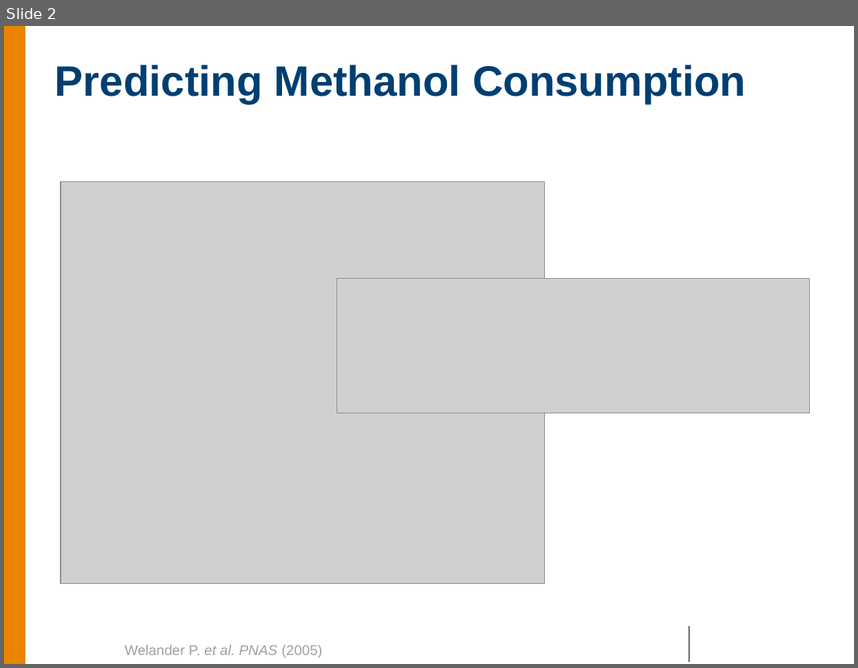
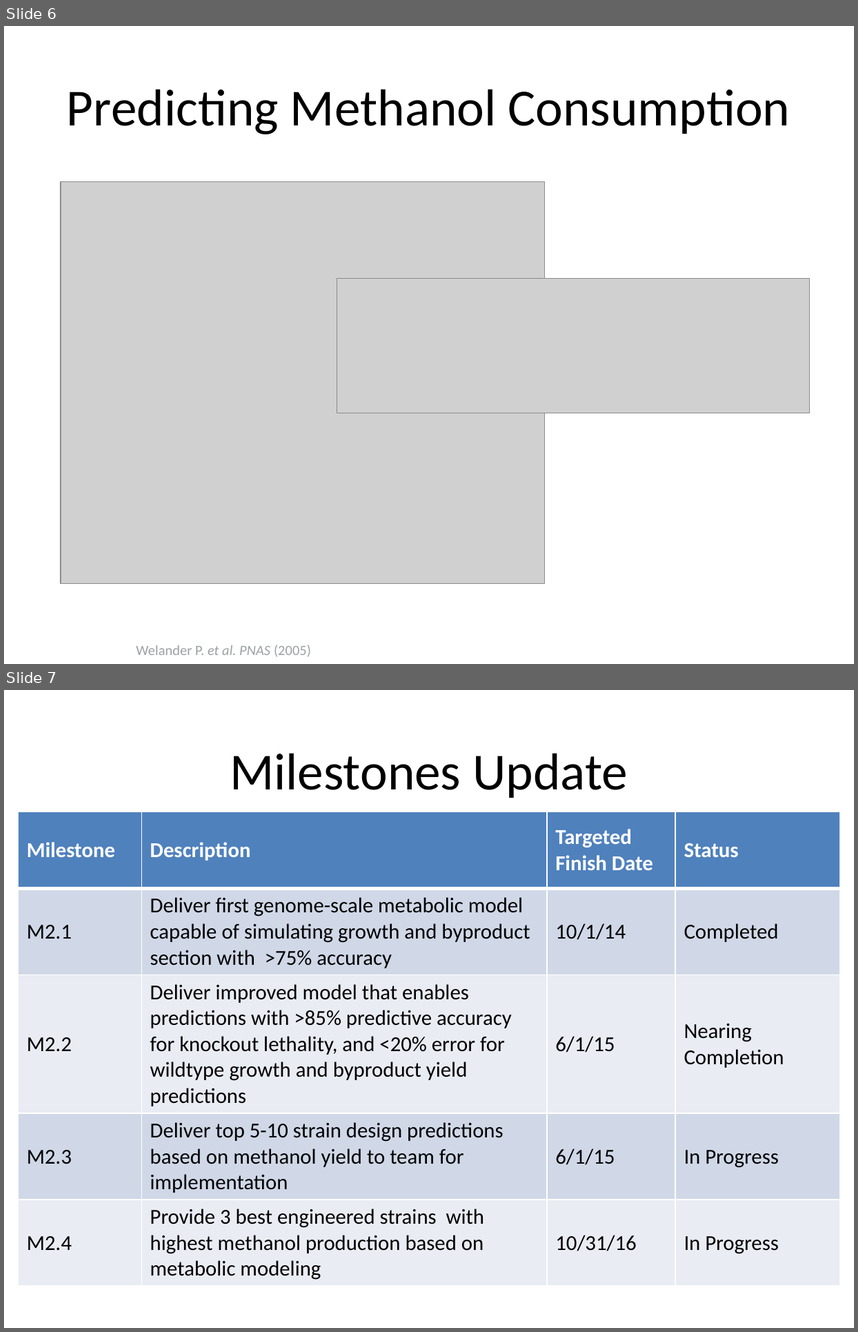
Before and after one commit to marichards/methanococcus, a slide deck: Reports/2015_05_update.pptx. Shown one above the other, each under a label of ours: slide 2 before the commit, slides 6 and 7 after it. The pictures are 858x668 and 858x1332 pixels, drawn with LibreOffice and Linux fonts; fonts in the diff are those of the drawing; grey boxes stand for pictures; background and template pictures are left out. Boxes give left, top, right and bottom in pixels: in the first picture for what was removed or moved away, otherwise in the second. Text is boxed around its words. In the diff, an @@ line names an element or a change of style, - is before the commit and + after.

```diff
--- a/Reports/2015_05_update.pptx
+++ b/Reports/2015_05_update.pptx
@@ slide 7 added at (4, 690, 854, 1328), background #FFFFFF @@
@@ title added at (230, 753, 628, 798), 44 pt, text #000000 @@
+Milestones Update
@@ table added at (18, 811, 840, 1282), 5 rows, 4 columns @@
+Milestone | Description | Targeted Finish Date | Status
+M2.1 | Deliver first genome-scale metabolic model capable of simulating growth and byproduct section with >75% accuracy | 10/1/14 | Completed
+M2.2 | Deliver improved model that enables predictions with >85% predictive accuracy for knockout lethality, and <20% error for wildtype growth and byproduct yield predictions | 6/1/15 | Nearing Completion
+M2.3 | Deliver top 5-10 strain design predictions based on methanol yield to team for implementation | 6/1/15 | In Progress
+M2.4 | Provide 3 best engineered strains with highest methanol production based on metabolic modeling | 10/31/16 | In Progress
@@ what was slide 2 is now slide 6 @@
@@ slide 6 changed as well @@
@@ rectangle removed at (4, 26, 25, 664) @@
@@ title "Predicting Methanol Consumption": place and size @@
-title "Predicting Methanol Consumption" at (55, 65, 746, 104)
+title "Predicting Methanol Consumption" at (67, 89, 791, 134)
@@ title "Predicting Methanol Consumption" at (67, 89, 791, 134): size 36 to 44 pt, font Arial to Calibri, text colour #003F72 to #000000, bold off; alignment left to centre @@
@@ text "Welander P. et al. PNAS ..." at (136, 644, 311, 657): font Arial to Calibri @@
@@ line removed from (689, 626) to (689, 662) @@
```
Also in this commit, not shown: 6 other slides added, 1 slide removed, 8 other files.
